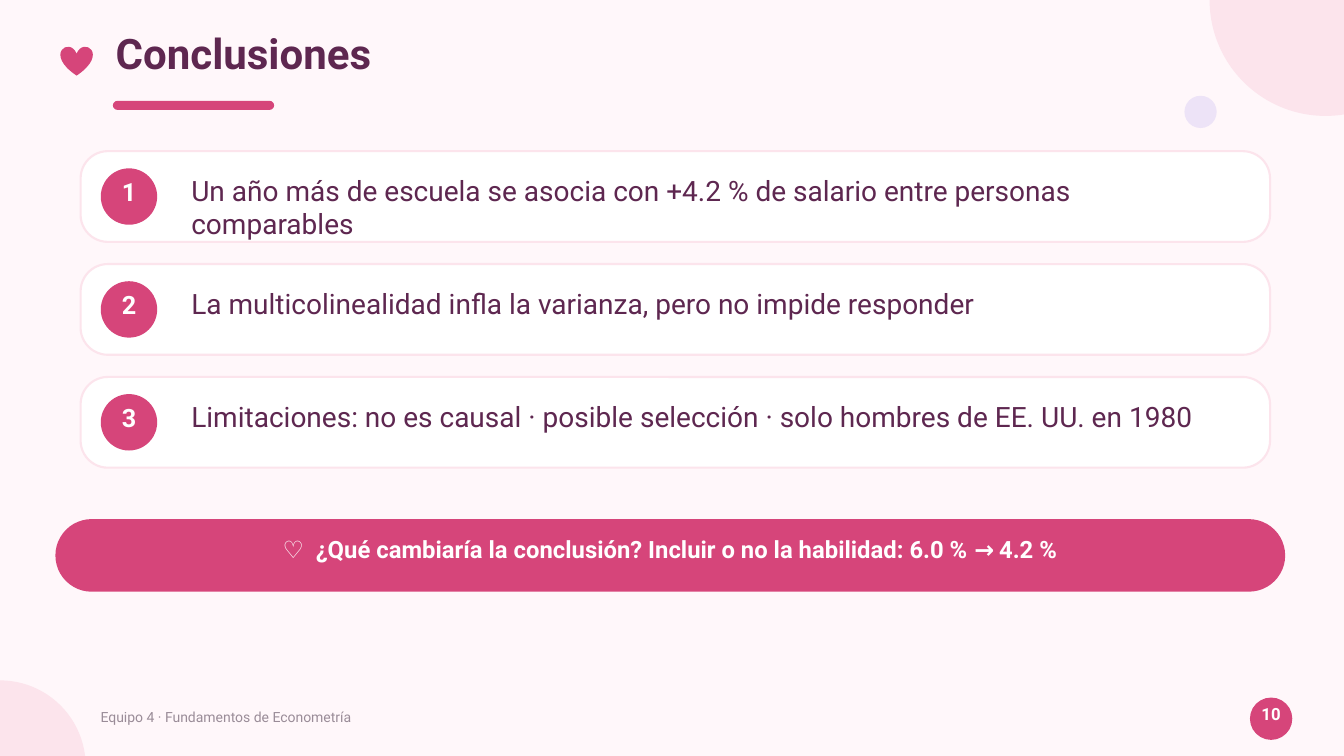
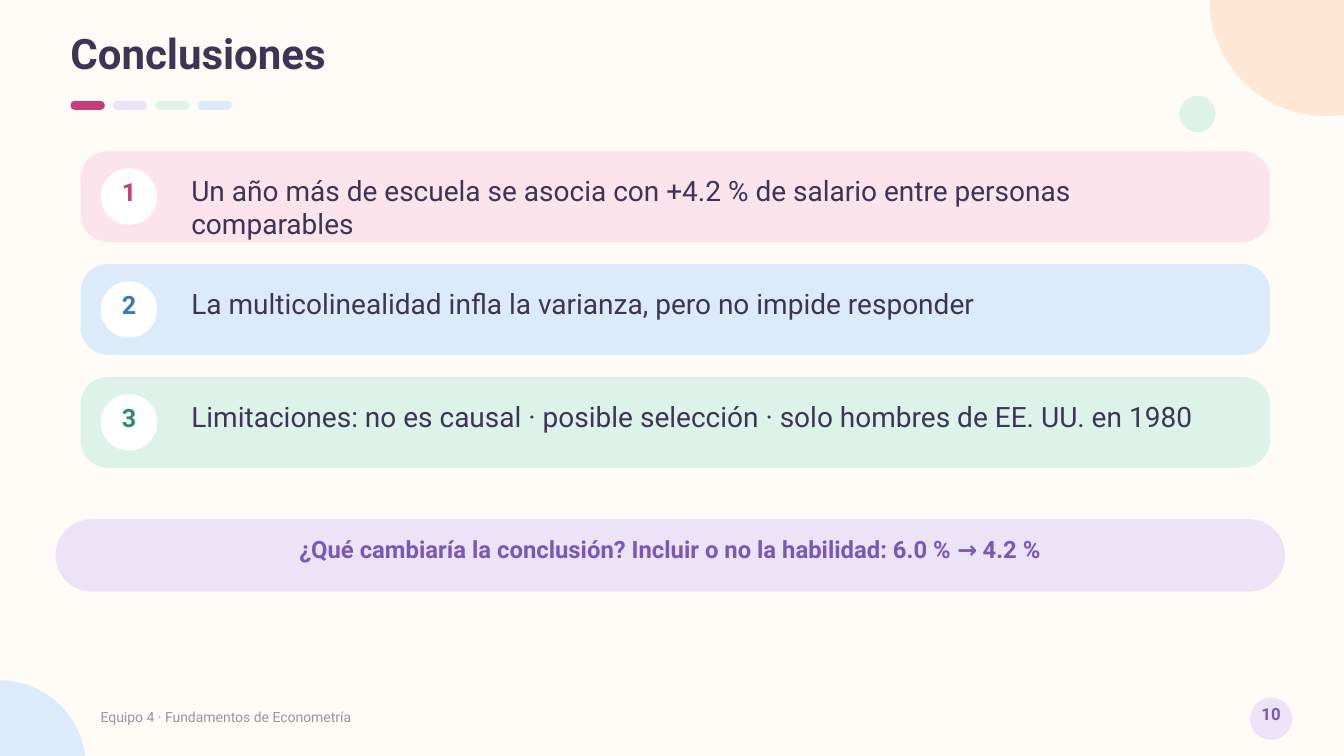
Before and after one commit to ximeelaraa/mincer-multicolinealidad, a slide deck: slide 10 of Presentacion_Final.pptx. Drawn at 1344x756 pixels with LibreOffice and Linux fonts; fonts in the diff are those of the drawing. Boxes give left, top, right and bottom in pixels: in the first picture for what was removed or moved away, otherwise in the second. Text is boxed around its words. In the diff, an @@ line names an element or a change of style, - is before the commit and + after.

```diff
--- a/Presentacion_Final.pptx
+++ b/Presentacion_Final.pptx
@@ background #FFF7FA to #FFFBF7 @@
@@ text colour #5E2750 to #3D3553 in 4 elements at (191,180,1071,240), (191,292,974,320), (191,406,1192,433), (70,37,325,70) @@
@@ text "Conclusiones": place and size @@
-text "Conclusiones" at (116,37,371,70)
+text "Conclusiones" at (70,37,325,70)
@@ ellipse at (1210,0,1344,116): fill #FCE4EC to #FFE7D6 @@
@@ heart removed at (60,46,93,76) @@
@@ rounded rectangle added at (71,101,105,110), fill #C2407A @@
@@ rounded rectangle: place and size @@
-rounded rectangle at (113,101,274,110)
+rounded rectangle at (113,101,147,110)
@@ rounded rectangle added at (155,101,190,110), fill #DDF3EA @@
@@ rounded rectangle added at (198,101,232,110), fill #DCEBFA @@
@@ ellipse: place and size @@
-ellipse at (1185,96,1217,128)
+ellipse at (1180,96,1216,132)
@@ ellipse at (1180,96,1216,132): fill #EDE3F7 to #DDF3EA @@
@@ rounded rectangle at (81,151,1270,242): fill #FFFFFF to #FCE4EC; outline #FCE4EC 1.5 pt to none @@
@@ text "1" at (122,183,136,201): text colour #FFFFFF to #C2407A @@
@@ rounded rectangle at (81,264,1270,355): fill #FFFFFF to #DCEBFA; outline #FCE4EC 1.5 pt to none @@
@@ text "2" at (122,296,136,314): text colour #FFFFFF to #3C78B5 @@
@@ rounded rectangle at (81,377,1270,468): fill #FFFFFF to #DDF3EA; outline #FCE4EC 1.5 pt to none @@
@@ text "3" at (122,409,136,428): text colour #FFFFFF to #2E8B6E @@
@@ fill #D6457A to #FFFFFF in 3 elements at (101,168,157,225), (101,281,157,338), (101,394,157,451) @@
@@ fill #D6457A to #EDE3F7 in 3 elements at (113,101,147,110), (1250,698,1293,740), (55,519,1286,592) @@
@@ text at (299,540,1017,563): text changed; text colour #FFFFFF to #7B57B8 @@
-♡ ¿Qué cambiaría la conclusión? Incluir o no la habilidad: 6.0 % → 4.2 %
+¿Qué cambiaría la conclusión? Incluir o no la habilidad: 6.0 % → 4.2 %
@@ ellipse at (0,681,86,756): fill #FCE4EC to #DCEBFA @@
@@ text "10" at (1261,708,1280,720): text colour #FFFFFF to #7B57B8 @@
```
Also in this commit, not shown: 10 other slides changed, 8 other files.
